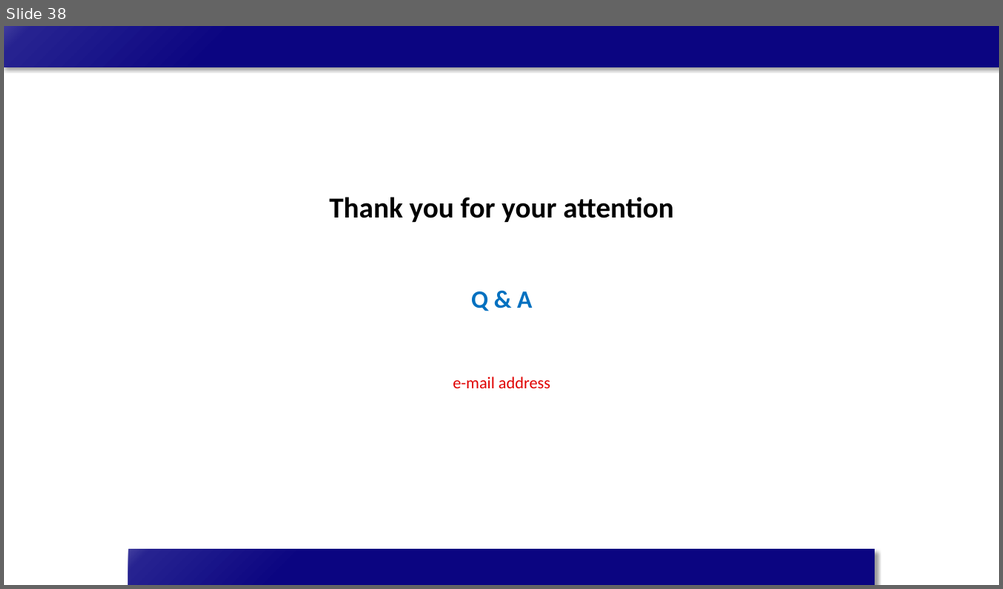
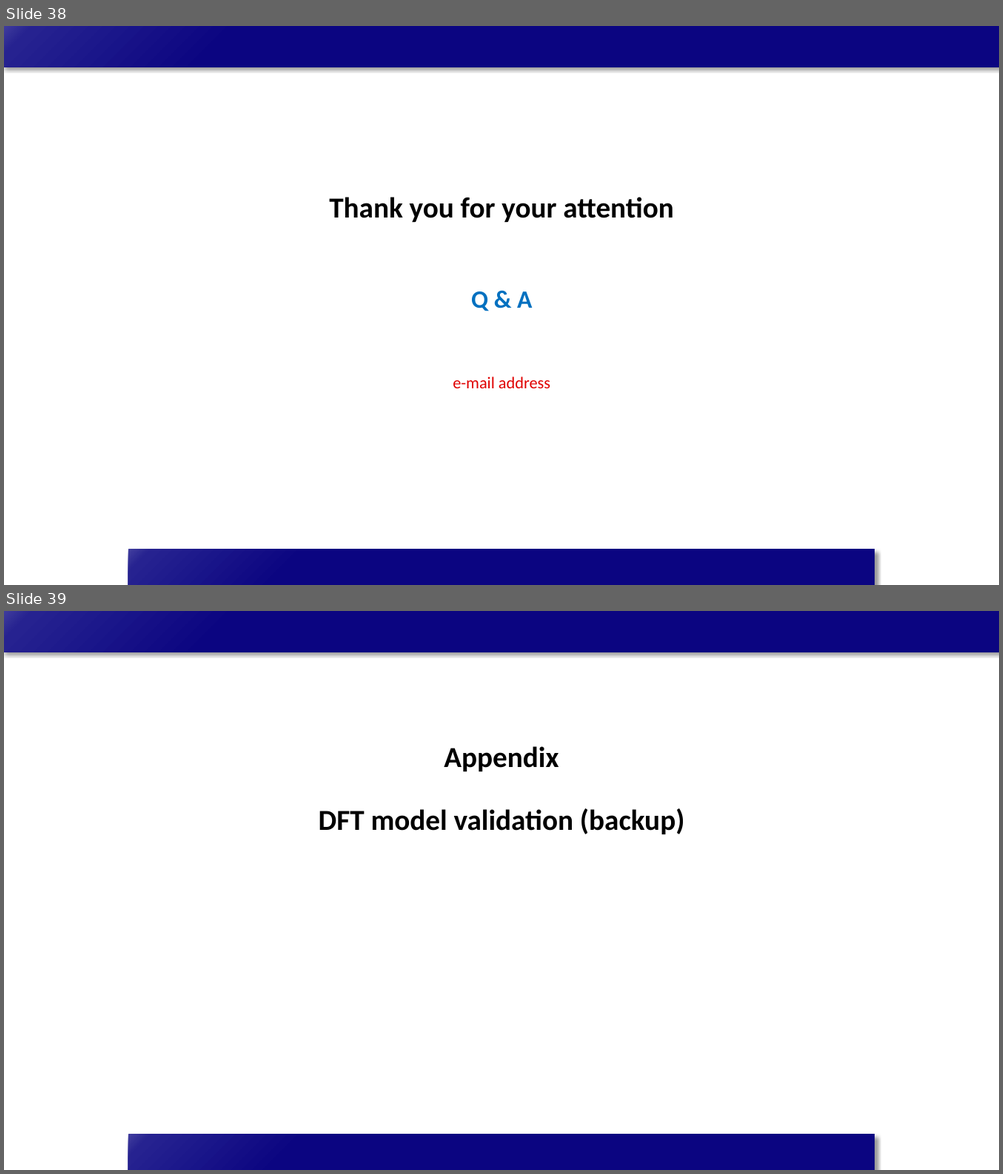
Before and after one commit to limsj0204/letter, a slide deck: 학위논문_디펜스_발표자료_5시료.pptx. Shown one above the other, each under a label of ours: slide 38 before the commit, slides 38 and 39 after it. The pictures are 1003x589 and 1003x1174 pixels, drawn with LibreOffice and Linux fonts; fonts in the diff are those of the drawing. Boxes give left, top, right and bottom in pixels: in the first picture for what was removed or moved away, otherwise in the second. Text is boxed around its words. In the diff, an @@ line names an element or a change of style, - is before the commit and + after.

```diff
--- a/학위논문_디펜스_발표자료_5시료.pptx
+++ b/학위논문_디펜스_발표자료_5시료.pptx
@@ slide 39 added at [4,611,999,1170], background #FFFFFF; not listed: 1 template element that a slide beside it also shows @@
@@ subtitle added at [318,746,685,834], 28 pt, text #000000, bold @@
+Appendix
+DFT model validation (backup)
@@ rectangle added at [128,1135,875,1170], fill gradient #0B0581 to #262290 to #413E9E to #7677BB to #E0E5F7 @@
```
Also in this commit, not shown: 3 other slides added.
